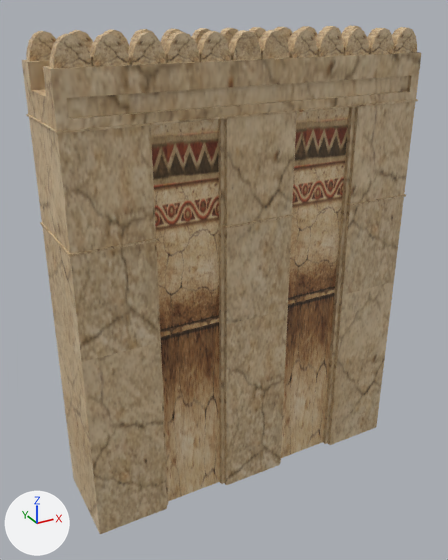
Before and after pictures for a commit that changed the COLLADA model art/meshes/structural/hitites/wall_medium.dae.
One viewpoint serves both versions: a 50 mm camera at (-0.198, -0.345, 0.148) aimed at (-0.008, 0.001, -0.025). Arrows for +X, +Y and +Z are at lower left; the lights stay in place. The picture after the commit comes second.

The scene before the commit, as lines of its bpy script (objects in view):
```python
me_wall_medium = bpy.data.meshes.new('Wall medium')
me_wall_medium.from_pydata(...)  # 706 vertices, 1106 faces; spans x -0.121..0.121, y -0.032..0.032, z -0.175..0.136
me_wall_medium.materials.append(mat_material_001)  # picture img_hitites_struct_png
ob_wall_medium = bpy.data.objects.new('Wall_medium', me_wall_medium)
ob_wall_medium.location = (0.0, 0.0, 0.0)
```
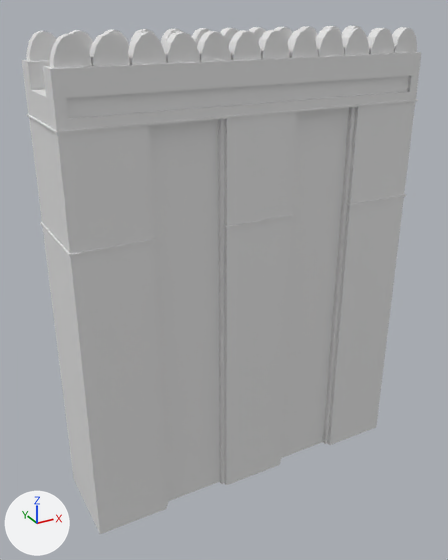
Location of each change, (x1, y1, x2, y2) in pixels of the pictures (448 x 560 px):
```json
{"object": "Wall_medium", "change": "recoloured", "before": [22, 25, 421, 534], "after": [22, 25, 421, 534], "on screen": "brown to white"}
```

Scene script edits in JSON lines:
```json
{"op": "add", "block": "mat_material_009", "code": ["mat_material_009 = principled_material('Material.009')", "mat_material_009.base_color = (0.8, 0.8, 0.8)  # white #e7e7e7"]}
{"block": "me_wall_medium", "where": "me_wall_medium.from_pydata(...)  # 706 vertices, 1106 faces; spans x -0.121..0.121, y -0.032..0.032, z -0.175..0.136"}
{"op": "remove", "block": "me_wall_medium", "code": "me_wall_medium.materials.append(mat_material_001)  # picture img_hitites_struct_png"}
{"op": "add", "block": "me_wall_medium", "code": "me_wall_medium.materials.append(mat_material_009)  # white #e7e7e7"}
```
